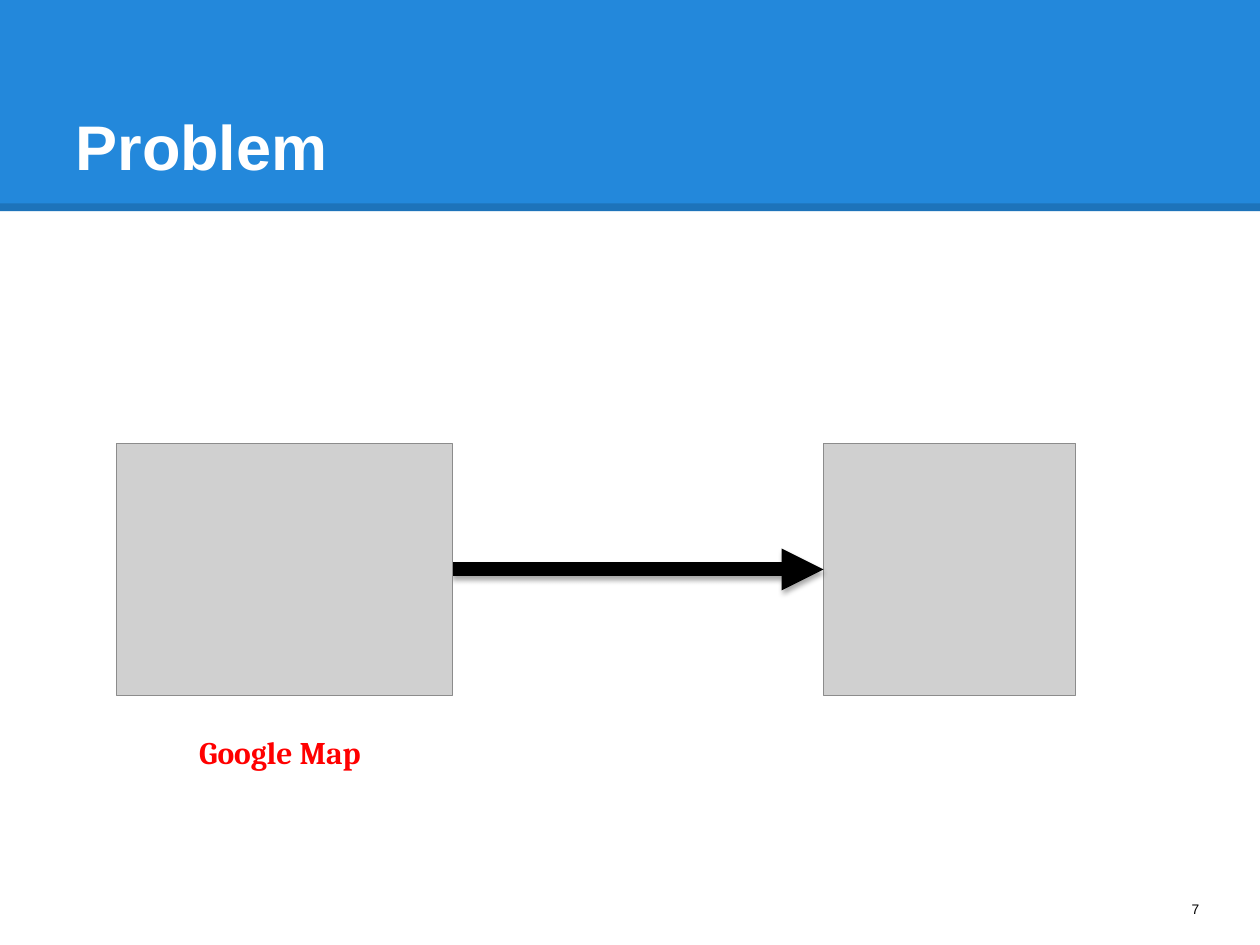
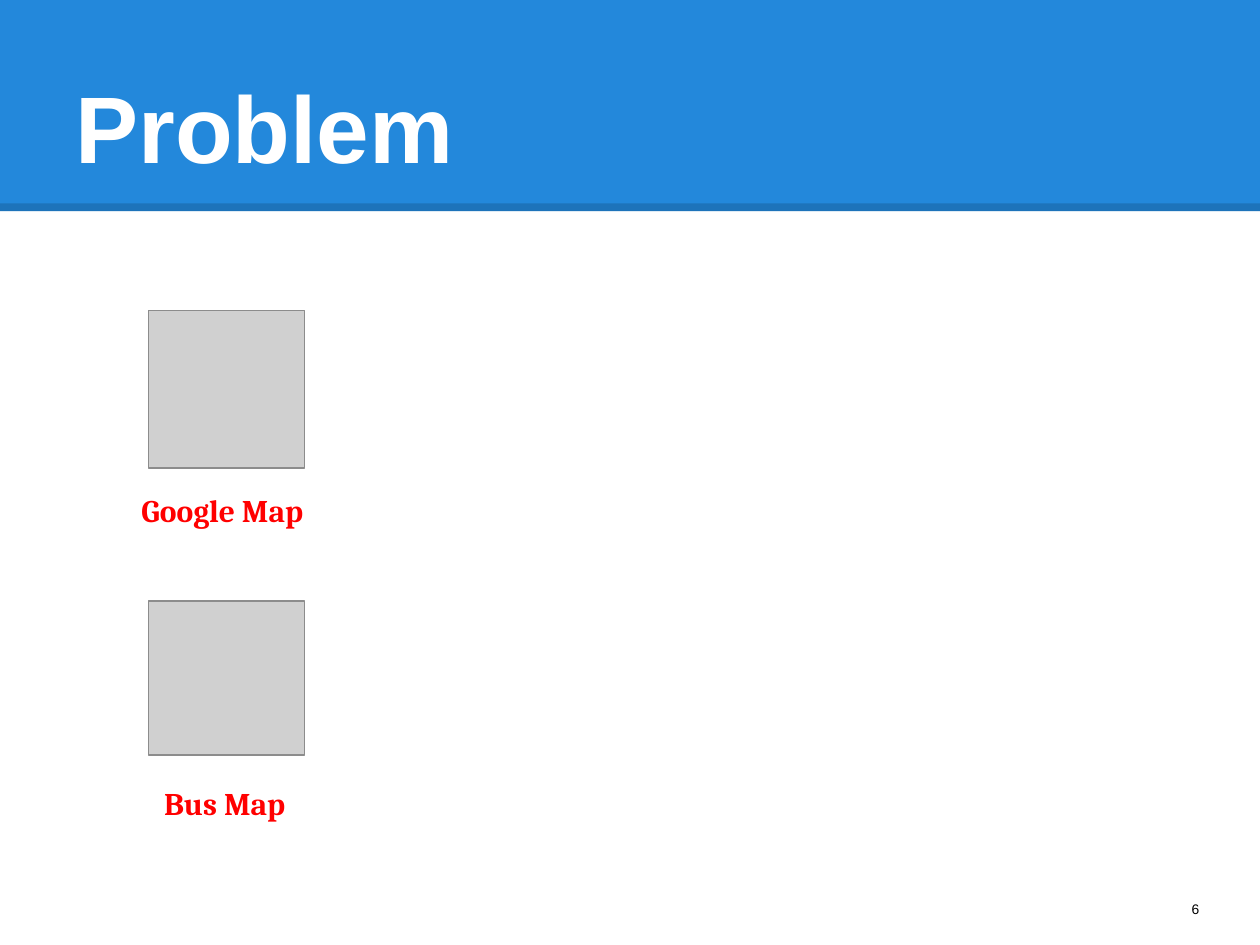
Before and after one commit to hqt/street-router, a slide deck: slide 6 of Document/presentation/full presentation.pptx (slide 7 before the commit). Drawn at 1260x945 pixels with LibreOffice and Linux fonts; fonts in the diff are those of the drawing; grey boxes stand for pictures. Boxes give left, top, right and bottom in pixels: in the first picture for what was removed or moved away, otherwise in the second. Text is boxed around its words. In the diff, an @@ line names an element or a change of style, - is before the commit and + after.

Commit message:
slide

```diff
--- a/Document/presentation/full presentation.pptx
+++ b/Document/presentation/full presentation.pptx
@@ title "Problem" at bbox=[76, 94, 454, 164]: size 36 to 54 pt @@
@@ picture: place and size @@
-picture at bbox=[116, 444, 452, 696]
+picture at bbox=[149, 310, 305, 467]
@@ picture removed at bbox=[824, 444, 1076, 696] @@
@@ text "Google Map": place and size @@
-text "Google Map" at bbox=[199, 742, 361, 771]
+text "Google Map" at bbox=[141, 500, 303, 529]
@@ arrow removed from (452, 570) to (824, 570) @@
@@ picture added at bbox=[149, 601, 305, 755] @@
@@ text added at bbox=[164, 794, 285, 822], 18 pt, text #FF0000, bold @@
+Bus Map
@@ page number at bbox=[1192, 904, 1200, 914]: text changed @@
-7
+6
```
Also in this commit, not shown: 66 slides added, 44 slides removed, 21 other files.
